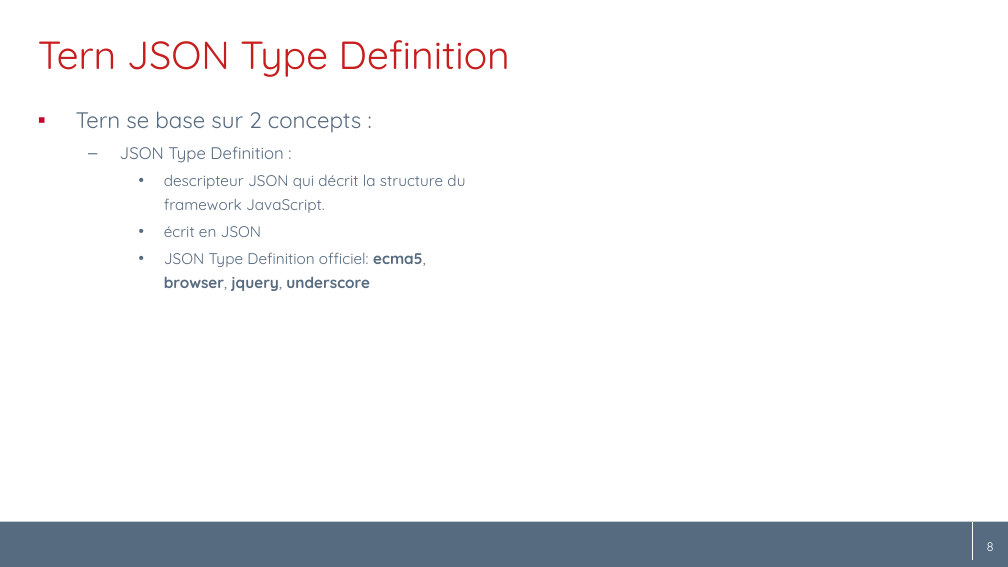
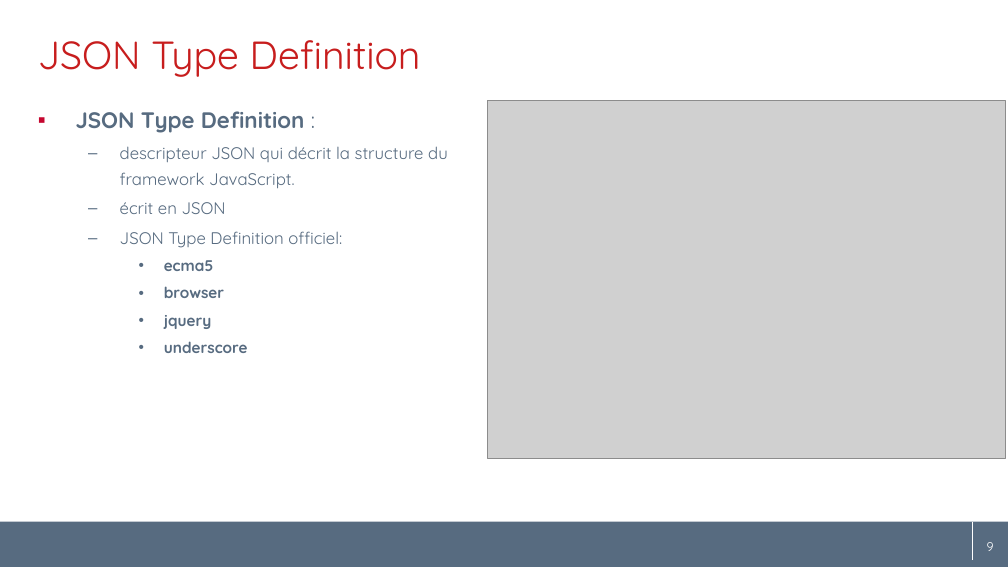
Before and after one commit to angelozerr/tern.java, a slide deck: slide 9 of docs/tern.java_fr.pptx (slide 8 before the commit). Drawn at 1008x567 pixels with LibreOffice and Linux fonts; fonts in the diff are those of the drawing; grey boxes stand for pictures; background and template pictures are left out. Boxes give left, top, right and bottom in pixels: in the first picture for what was removed or moved away, otherwise in the second. Text is boxed around its words. In the diff, an @@ line names an element or a change of style, - is before the commit and + after.

Commit message:
[docs] add JSON typedef

```diff
--- a/docs/tern.java_fr.pptx
+++ b/docs/tern.java_fr.pptx
@@ title at (38,40,421,77): text changed @@
-Tern JSON Type Definition
+JSON Type Definition
@@ text at (76,111,362,132): paragraph removed @@
-▪ Tern se base sur 2 concepts :
@@ text at (76,111,448,214): size 12 to 16 pt in "JSON Type Definition :"; bold on in "JSON Type Definition"; size 11 to 12 pt in "descripteur JSON qui décrit la structure du ...", "écrit en JSON"; bullet – to ▪; list level 2 to 1 in "JSON Type Definition :"; bullet • to –; list level 3 to 2 in "descripteur JSON qui décrit la ..."; list level 3 to 2 in "écrit en JSON" @@
@@ picture added at (488,101,1006,458) @@
@@ text at (120,231,342,353): text changed; bold on @@
-    • JSON Type Definition officiel: ecma5, browser, jquery, underscore
+  – JSON Type Definition officiel:
+    • ecma5
+    • browser
+    • jquery
+    • underscore
@@ page number at (969,532,1008,562): text changed @@
-8
+9
@@ page number at (987,542,994,551): text changed @@
-8
+9
```
Also in this commit, not shown: 4 other slides changed, 1 slide added.
